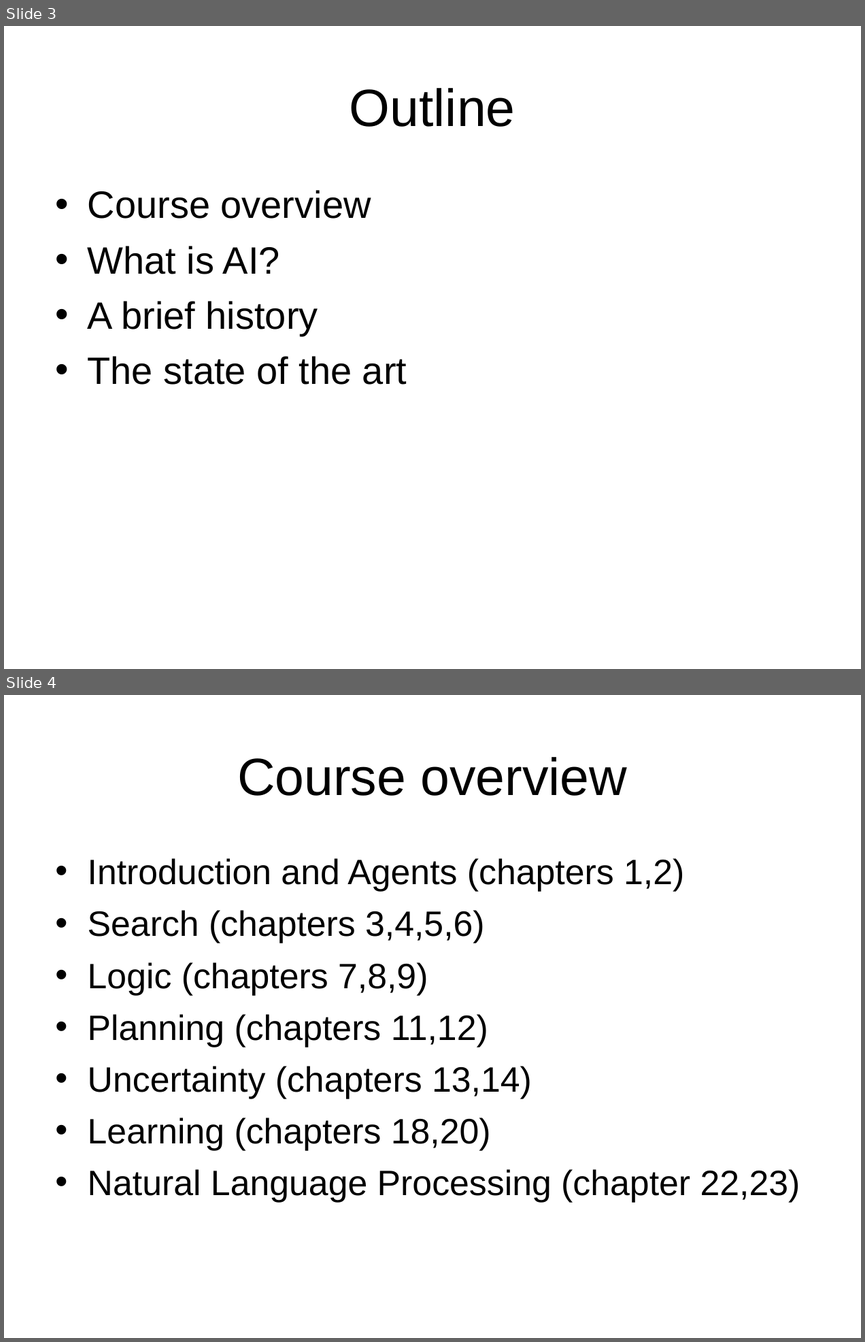
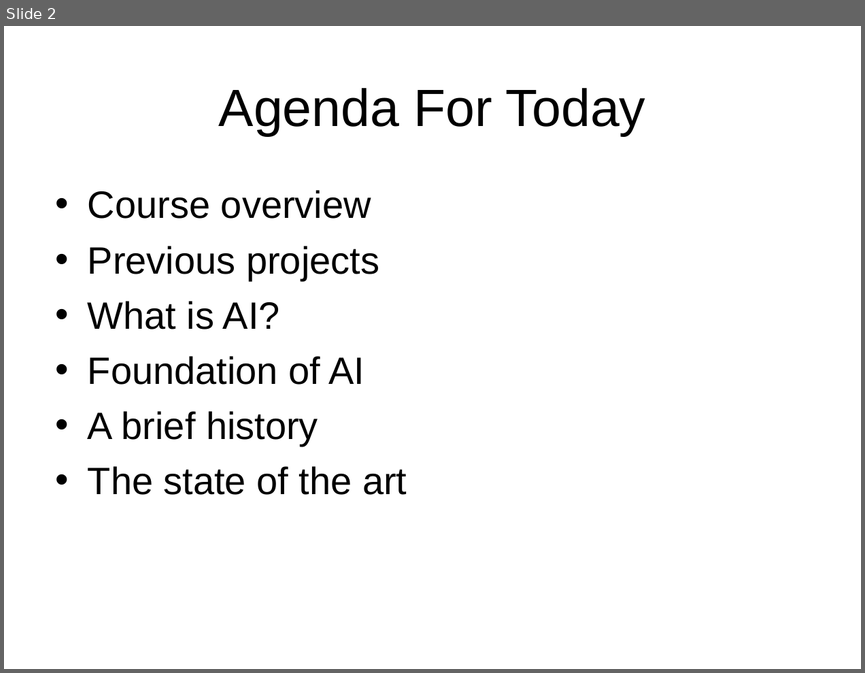
Before and after one commit to Rafi-afridi/Artificial_intelligence, a slide deck: Book slides/m1-intro.ppt. Shown one above the other, each under a label of ours: slides 3 and 4 before the commit, slide 2 after it. The pictures are 865x1342 and 865x673 pixels, drawn with LibreOffice and Linux fonts; fonts in the diff are those of the drawing. Boxes give left, top, right and bottom in pixels: in the first picture for what was removed or moved away, otherwise in the second. Text is boxed around its words. In the diff, an @@ line names an element or a change of style, - is before the commit and + after.

```diff
--- a/Book slides/m1-intro.ppt
+++ b/Book slides/m1-intro.ppt
@@ slide 4 removed at [4,695,861,1338], background #FFFFFF @@
@@ title removed at [237,757,627,796] @@
-Course overview
@@ text removed at [88,858,800,1202] @@
-• Introduction and Agents (chapters 1,2)
-• Search (chapters 3,4,5,6)
-• Logic (chapters 7,8,9)
-• Planning (chapters 11,12)
-• Uncertainty (chapters 13,14)
-• Learning (chapters 18,20)
-• Natural Language Processing (chapter 22,23)
@@ what was slide 3 is now slide 2 @@
@@ slide 2 changed as well @@
@@ title at [219,88,645,136]: text changed @@
-Outline
+Agenda For Today
@@ text at [88,246,379,280]: paragraph added @@
+• Previous projects
@@ text at [88,356,365,384]: paragraph added @@
+• Foundation of AI
```
Also in this commit, not shown: 4 other slides changed, 4 slides added, 1 other slide removed, 4 other files.
